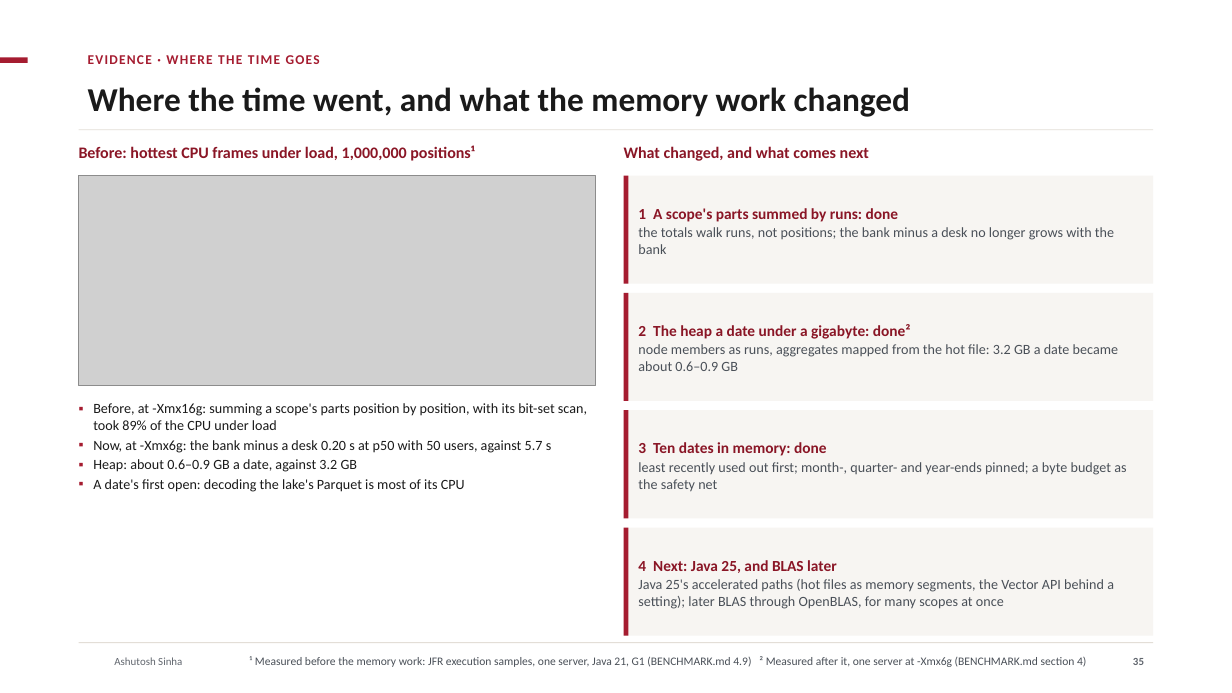
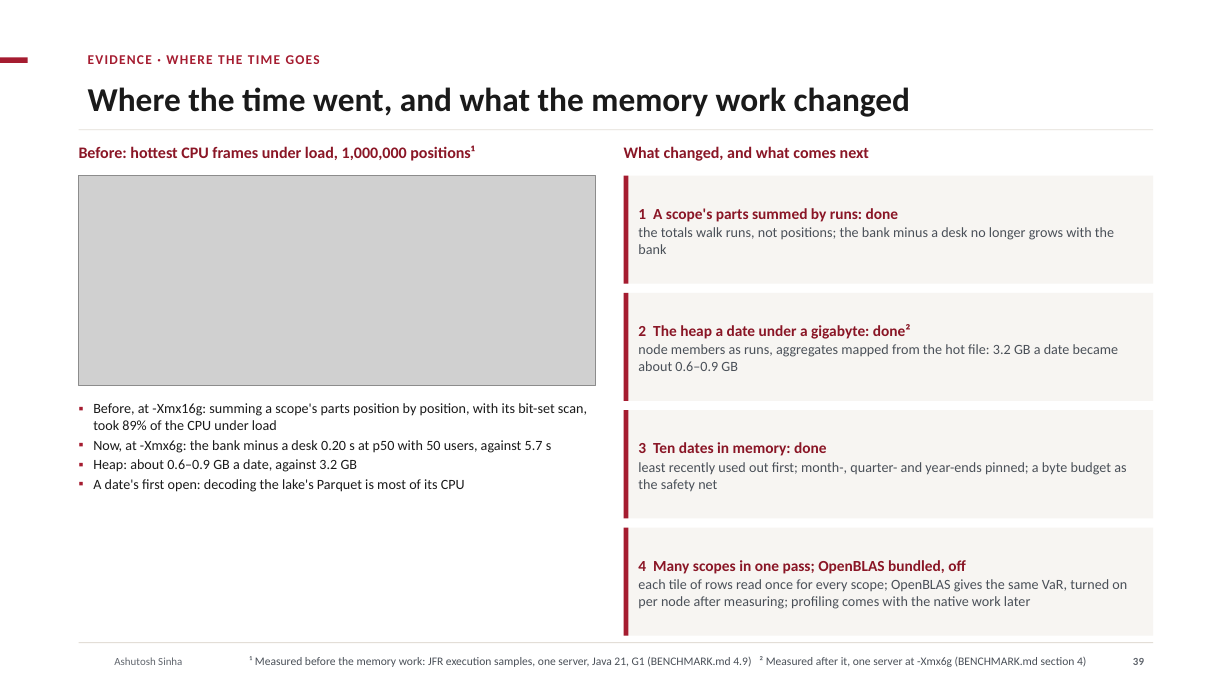
Before and after one commit to ajsinha/drishti, a slide deck: slide 39 of docs/publications/Drishti-VaR-Engine.pptx (slide 35 before the commit). Drawn at 1232x693 pixels with LibreOffice and Linux fonts; fonts in the diff are those of the drawing; grey boxes stand for pictures; background and template pictures are left out. Boxes give left, top, right and bottom in pixels: in the first picture for what was removed or moved away, otherwise in the second. Text is boxed around its words. In the diff, an @@ line names an element or a change of style, - is before the commit and + after.

```diff
--- a/docs/publications/Drishti-VaR-Engine.pptx
+++ b/docs/publications/Drishti-VaR-Engine.pptx
@@ text at bbox=[638, 560, 1127, 609]: text changed @@
-4 Next: Java 25, and BLAS later
-Java 25's accelerated paths (hot files as memory segments, the Vector API behind a setting); later BLAS through OpenBLAS, for many scopes at once
+4 Many scopes in one pass; OpenBLAS bundled, off
+each tile of rows read once for every scope; OpenBLAS gives the same VaR, turned on per node after measuring; profiling comes with the native work later
```
Also in this commit, not shown: 10 other slides changed, 8 slides added, 1 slide removed, 3 other files.
